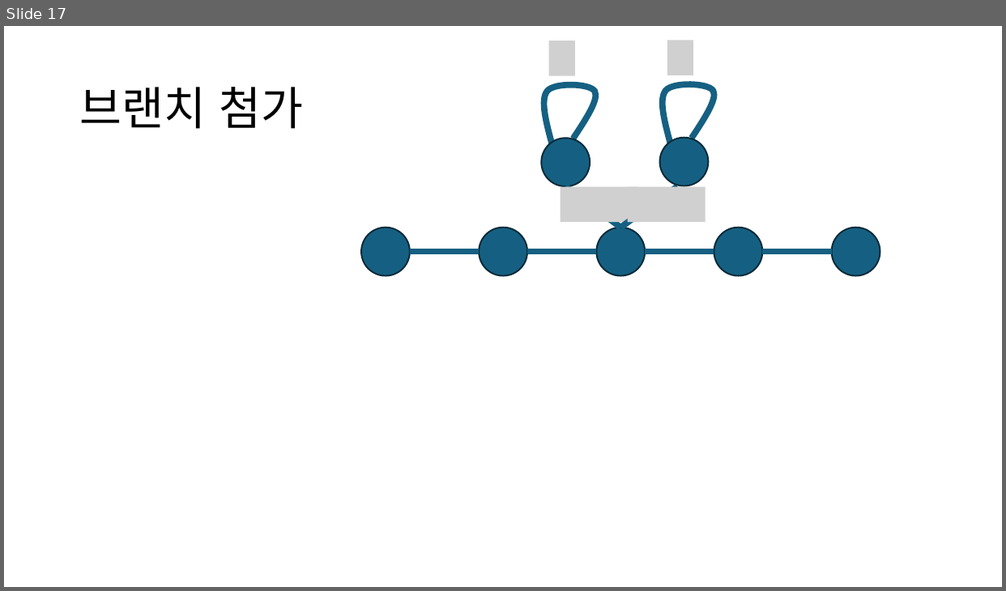
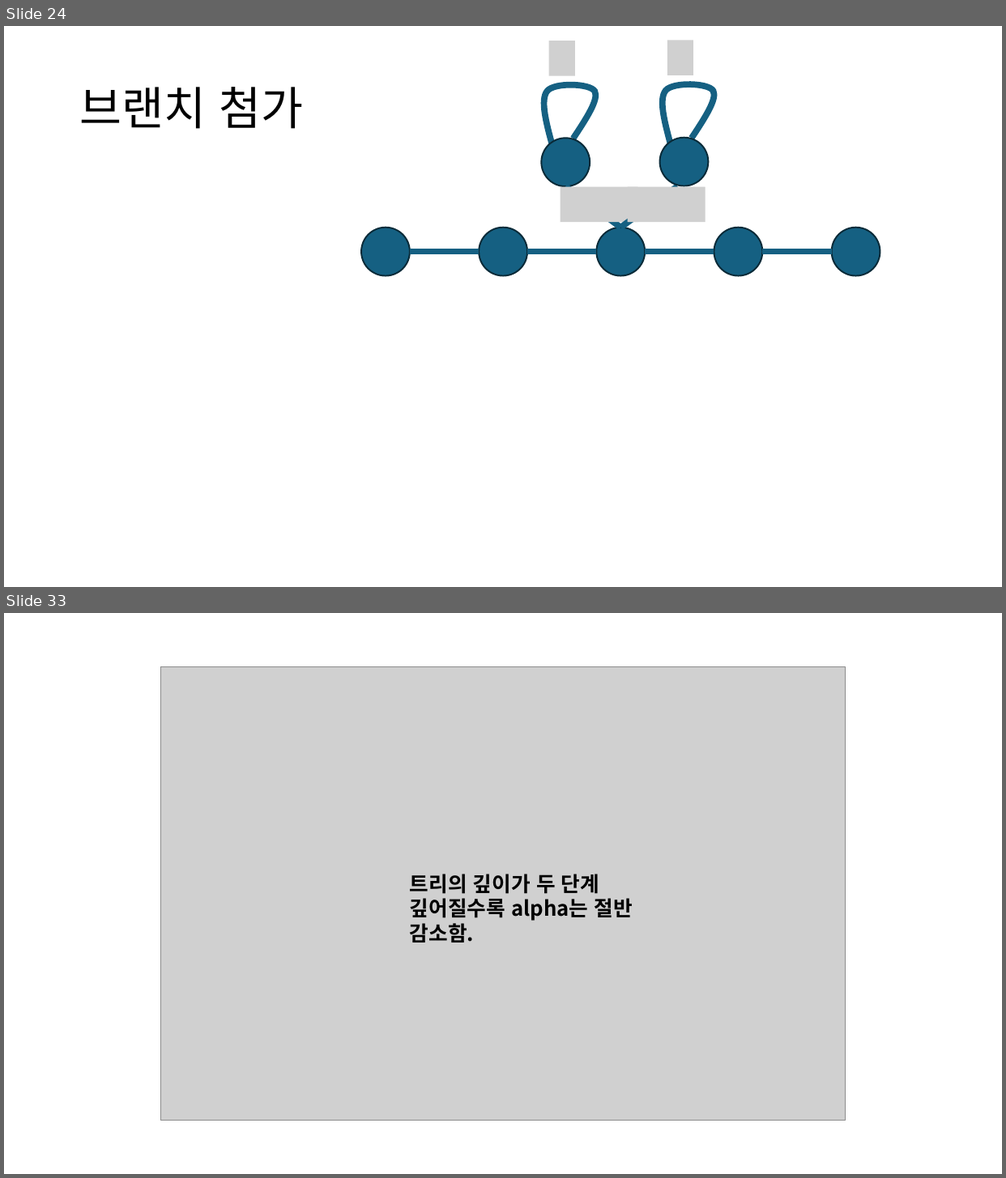
Before and after one commit to singrum/game_tree_scattering, a slide deck: presentation.pptx. Shown one above the other, each under a label of ours: slide 17 before the commit, slides 24 and 33 after it; the slides between them are not shown. The pictures are 1006x591 and 1006x1178 pixels, drawn with LibreOffice and Linux fonts; fonts in the diff are those of the drawing; grey boxes stand for pictures. Boxes give left, top, right and bottom in pixels: in the first picture for what was removed or moved away, otherwise in the second. Text is boxed around its words. In the diff, an @@ line names an element or a change of style, - is before the commit and + after.

```diff
--- a/presentation.pptx
+++ b/presentation.pptx
@@ slide 33 added at (4, 613, 1002, 1174), background #FFFFFF @@
@@ picture added at (161, 667, 846, 1121) @@
@@ text added at (410, 874, 633, 943), 20 pt, text #000000, bold @@
+트리의 깊이가 두 단계 깊어질수록 alpha는 절반 감소함.
@@ what was slide 17 is now slide 24 @@
```
Also in this commit, not shown: 10 slides changed, 18 other slides added, 3 slides removed, 2 other files.
